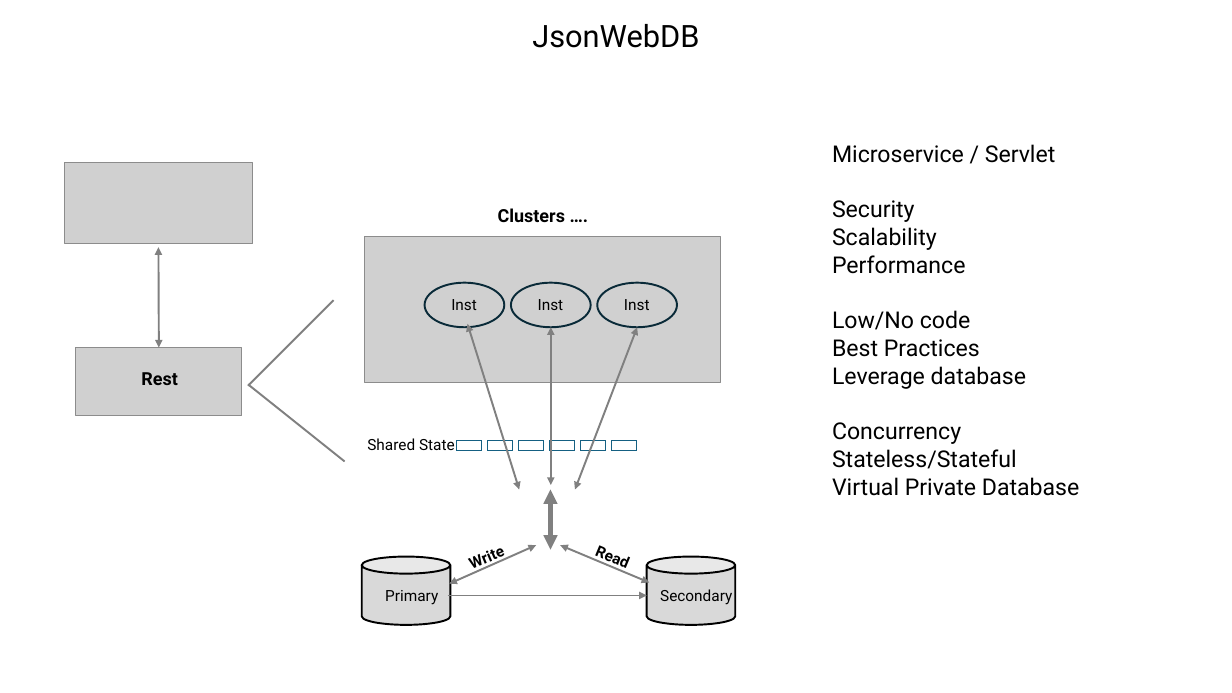
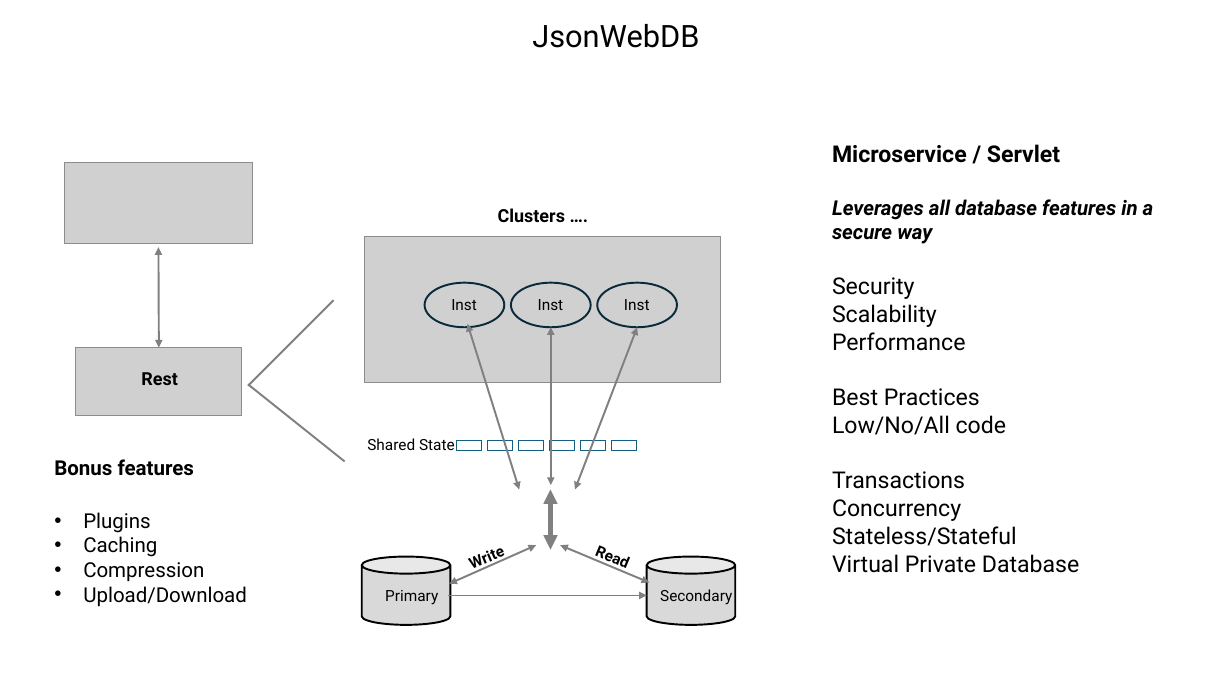
Before and after one commit to chlordk/JsonWebDB, a slide deck: slide 1 of JsonWebDB.pptx. Drawn at 1232x693 pixels with LibreOffice and Linux fonts; fonts in the diff are those of the drawing; grey boxes stand for pictures. Boxes give left, top, right and bottom in pixels: in the first picture for what was removed or moved away, otherwise in the second. Text is boxed around its words. In the diff, an @@ line names an element or a change of style, - is before the commit and + after.

```diff
--- a/JsonWebDB.pptx
+++ b/JsonWebDB.pptx
@@ text at [832,144,1060,163]: bold on in "Microservice / Servlet" @@
@@ text at [832,199,1154,244]: paragraph added @@
+Leverages all database features in a secure way
@@ text at [832,310,970,330]: paragraph removed @@
-Low/No code
@@ text at [832,415,1006,489]: text changed @@
-Leverage database
+Low/No/All code
+Transactions
@@ text added at [54,459,247,607], 16 pt, text #000000 @@
+Bonus features
+• Plugins
+• Caching
+• Compression
+• Upload/Download
```
Also in this commit, not shown: 1 slide added, 12 other files.
